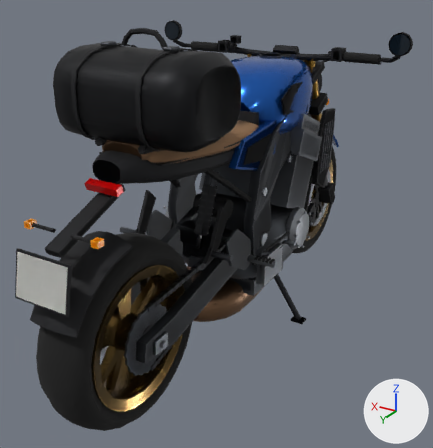
One commit to the glTF model assets/bikes/detail/bike08_xsr900.glb: the scene before it, then after it.
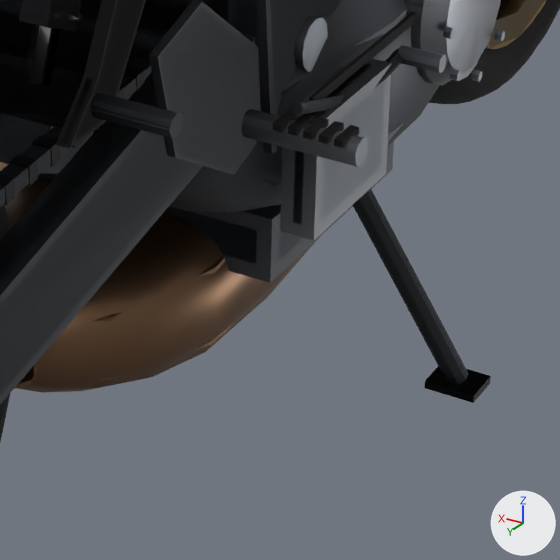
Each version is shown whole from a 50 mm lens placed at (-1.047, 1.89, 1.32), pointed at (0.028, 0.098, 0.424), then close up on the part from 44% to 75% of the width and 51% to 81% of the height. Lighting does not change. The marker at lower right points along +X, +Y and +Z. The last two pictures show the newer version. Where no turn or scale is listed for an object, it has been applied to the vertices. Vertices at exactly the same position are counted once.

The first close-up shows 'body', 'body.001', 'wheel_front', 'wheel_front.001' and 1 more.
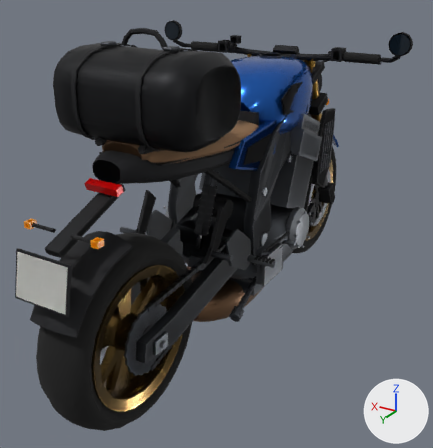
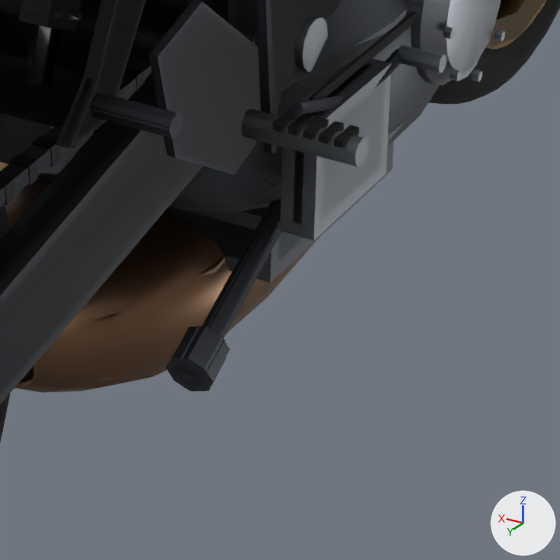
Changed parts and their boxes [x1, y1, x2, y2] in the close-ups (560 x 560 px; the box of a moved part takes in the faces that stretch with it):
'body.001', reshaped
    before: [0, 0, 505, 403]
    after: [0, 0, 505, 395]
part 1 of me_body, built on
    before: [353, 190, 467, 384]
    after: [166, 199, 280, 391]
part 2 of me_body_001, deleted
    before: [425, 366, 491, 403]
part 3 of me_body_001, moved or reshaped
    before: [303, 117, 469, 385]
    after: [166, 117, 343, 391]
part 4 of me_body_001, edited (looks the same)
    both: [0, 0, 503, 395]

The edits, one by one:
me_body is used by ob_body; location (0.0, 0.0, 0.0).
me_body had 1498 vertices, 2616 faces and spanned x -0.3..0.28, y -0.96..1.0, z 0.02..1.01.
me_body now has 1501 vertices, 2624 faces and spans x -0.28..0.28, y -0.96..1.0, z 0.06..1.01.
Part 1, on me_body:
10 vertices are removed from x -0.28..-0.15, y -0.05..0.05, z 0.03..0.3.
20 faces are deleted.
21 vertices are added at x -0.2..-0.15, y 0.04..0.33, z 0.18..0.31.
40 new faces join them, mat_steel_dark.
Other edits to the shape of me_body do not show in these pictures.
me_body_001 is used by ob_body_001; location (0.0, 0.0, 0.0).
me_body_001 had 5929 vertices, 10784 faces and spanned x -0.3..0.28, y -0.96..1.0, z 0.02..1.01.
me_body_001 now has 5938 vertices, 10804 faces and spans x -0.28..0.28, y -0.96..1.0, z 0.06..1.01.
me_body_001 part 2: the loose piece of 8 vertices spanning x -0.3..-0.25, y -0.06..-0.02, z 0.02..0.03 is deleted.
Part 3, on me_body_001:
1 vertex is removed from x -0.27, y -0.04, z 0.03.
89 faces are deleted.
24 vertices move from x -0.28..0.24, y -0.12..0.23, z 0.03..0.39 to x -0.19..0.24, y -0.12..0.33, z 0.11..0.39.
18 vertices are added at x -0.2..-0.16, y 0.28..0.33, z 0.18..0.23.
64 new faces join them, mat_steel_dark.
40 new faces join them, mat_rubber.
17 new faces join them, mat_bronze.
me_body_001 part 4: 2199 kept faces spanning x -0.28..0.28, y -0.96..1.0, z 0.08..1.01 get new vertex colours; the middle colour goes from light grey #c3c3c3 to light grey #c2c2c2.
Other edits to the shape of me_body_001 do not show in these pictures.
